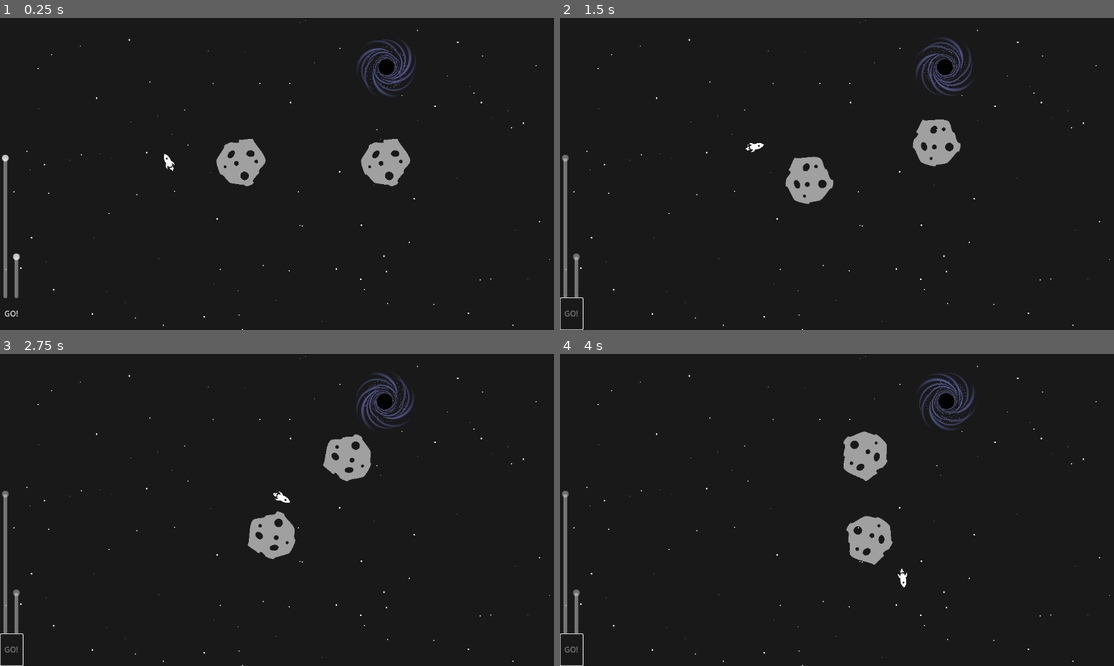
Above: before the commit, frames 1-4 (two rows, left to right).
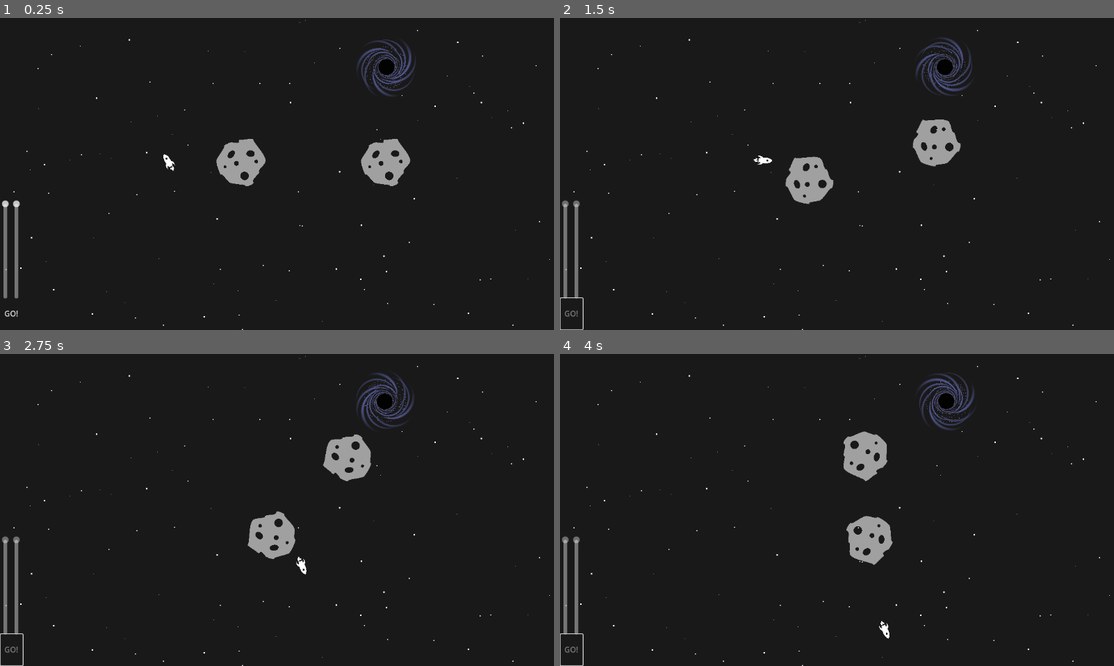
Above: after the commit, the same moments.

Repository: SuvegesMarton/aimtheship
Game: Godot game, scene res://scenes/level_manager.tscn
Same seed, same stepped clock (60 frames per second), same inputs: the game is played once before the commit and once after it.
Inputs:
- Up to frame 1 (0.25 s): no input
- Up to frame 2 (1.5 s): click "GO!" at 0.5 s
- Up to frame 3 (2.75 s): no input
- Up to frame 4 (4 s): no input

The runs differ from the first frame. In frame 1, 0.3% of the frame differs, in the area x 0-32%, y 43-90%; in frame 2, 0.4%; in frame 3, 0.4%, in the area x 0-56%, y 43-90%; in frame 4, 0.4%.

Commit message:
connected sliders to rocket speed&orientation

Diff:
--- a/resources/levels/levelTest.cfg
+++ b/resources/levels/levelTest.cfg
@@ -1,10 +1,10 @@
 [physics]
 G=6.67e-2
-dist_coeff=2
+dist_coeff=1.7
 [rocket]
 pos=Vector2(350, 300)
 vel=Vector2(-20, -40)
-weight=100
+weight=1
 [mt1]
 pos=Vector2(500, 300)
 vel=Vector2(0, 40)
--- a/scenes/level_start_ui.tscn
+++ b/scenes/level_start_ui.tscn
@@ -8,6 +8,8 @@
 script = ExtResource("1_sjegc")
 
 [node name="speed" parent="." instance=ExtResource("1_mhc3f")]
+max_value = 30.0
+value = 30.0
 
 [node name="direction" parent="." instance=ExtResource("1_mhc3f")]
 max_value = 360.0
--- a/scripts/custom_slider.gd
+++ b/scripts/custom_slider.gd
@@ -6,7 +6,7 @@
 	scale = Vector2(1,1)
 	size = Vector2(get_viewport().size.x/50,get_viewport().size.y*0.9)
 	editable = true
-	value = 50.0
+	value = max_value/3
 
 # Called every frame. 'delta' is the elapsed time since the previous frame.
 func _process(_delta: float) -> void:
--- a/scripts/levelManager.gd
+++ b/scripts/levelManager.gd
@@ -15,5 +15,7 @@
 			var speed_and_dir = $levelStartUI.get_values()
 			$objectManager.rocket.set_speed_and_dir(speed_and_dir[0], speed_and_dir[1])
 			if !$levelStartUI.values_under_configuration:
+				phase = 1
 				$objectManager.start_movement()
-				phase = 1
+		1:
+			pass
--- a/scripts/objectManager.gd
+++ b/scripts/objectManager.gd
@@ -36,9 +36,9 @@
 		match item:
 			"physics":
 				#G used in the gravity equation set to an arbitrary value which works fine
-				G = 6.67 * (10.0 ** -2)
+				G = config.get_value(item, "G")
 				#d**dist_coeff in gravity equation instead of d**2 to customize gravity function profile
-				dist_coeff  = 1.7
+				dist_coeff  = config.get_value(item, "dist_coeff")
 			"rocket":
 				loadPhysicsAttributesFromFile(config, item, rocket)
 			_:
@@ -51,6 +51,7 @@
 	object.weight = config.get_value(item, "weight")
 	add_child(object)
 	physicsElements.append(object)
+
 #calculate gravity on all physics-affected objects
 func calculateGravityEffects(delta: float) -> void:
 	var arr_size = physicsElements.size()
@@ -59,11 +60,13 @@
 			var actingForce: Vector2 = calculateGravityForce(physicsElements[i], physicsElements[j])
 			physicsElements[i].forces += actingForce * delta
 			physicsElements[j].forces -= actingForce * delta
+
 #calculate the forces acting upon "outer"
 func calculateGravityForce(outer: Node2D, inner: Node2D) -> Vector2:
 	#vector between the 2 objects
 	var direction = Vector2(inner.position.x-outer.position.x, inner.position.y-outer.position.y)
 	var distanceSquared = direction.x**2+direction.y**2
+	if distanceSquared<900: return Vector2.ZERO
 	#gravity equation
 	var forceMagnitude = (G*outer.weight*inner.weight)/(distanceSquared**(dist_coeff/2))
 	return direction.normalized() * forceMagnitude
--- a/scripts/rocket.gd
+++ b/scripts/rocket.gd
@@ -13,7 +13,8 @@
 	position.x += velocity[0]*delta
 	position.y += velocity[1]*delta
 	update_velocity(delta)
+	print(velocity)
 
 func set_speed_and_dir(speed: float, dir: float) -> void:
-	#print(speed, dir)
-	pass
+	velocity = speed*Vector2.from_angle(deg_to_rad(-dir))
+	print(velocity)
